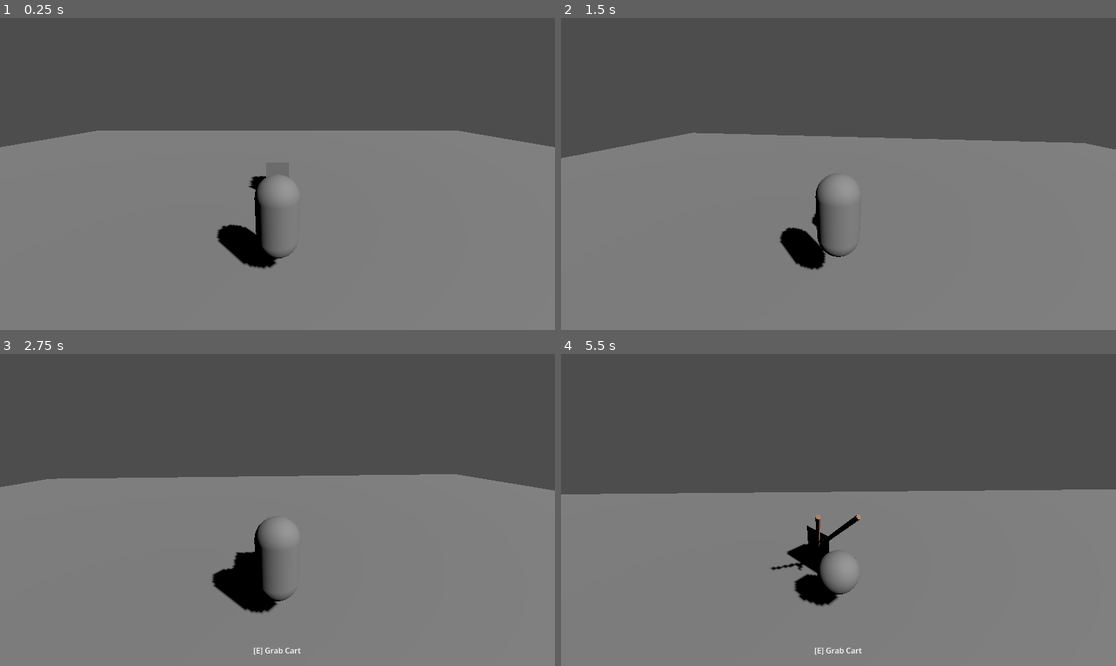
Above: before the commit, frames 1-4 (two rows, left to right).
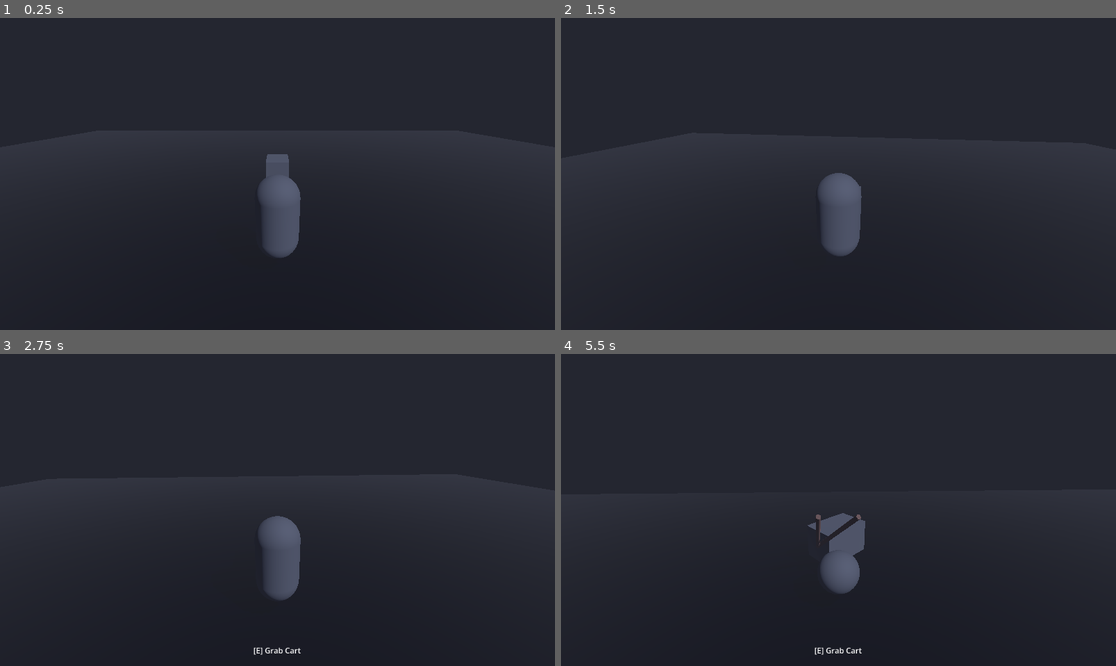
Above: after the commit, the same moments.

Repository: miles5g/paletero
Game: Godot game, scene res://world.tscn
Same seed, same stepped clock (60 frames per second), same inputs: the game is played once before the commit and once after it.
Inputs (mouse positions are in pixels of both pictures, inside the frame that each line leads up to):
- Up to frame 1 (0.25 s): no input
- Up to frame 2 (1.5 s): tap Enter at 0.5 s; move the mouse to (866, 174) at 0.52 s; hold Ctrl (crouch) 0.53-1.28 s; hold W (move_forward) from 0.53 s (still down); click (866, 174) at 0.67 s; tap Space (jump) at 0.77 s; move the mouse to (810, 174) at 1.27 s; tap E (interact) at 1.35 s
- Up to frame 3 (2.75 s): keep holding W (move_forward); tap Space (jump) at 1.52 s; move the mouse to (288, 503) at 2.02 s; hold Shift (sprint) from 2.03 s (still down)
- Up to frame 4 (5.5 s): keep holding W (move_forward); tap Space (jump) at 2.75, 3.02, 3.77, 4.52 s; move the mouse to (832, 516) at 2.77 s; release Shift (sprint) at 2.78 s; tap Ctrl (crouch) at 2.85 s; click (832, 516) at 2.92 s; move the mouse to (877, 513) at 3.52 s; tap E (interact) at 3.6 s; move the mouse to (794, 506) at 4.27 s; tap Shift (sprint) at 4.35 s; move the mouse to (844, 510) at 5.02 s; hold Ctrl (crouch) from 5.03 s (still down); click (844, 510) at 5.17 s

The runs differ from the first frame. In frame 1, 100% of the frame differs, in the area x 0-100%, y 0-100%; in frame 2, 100%; in frame 3, 100%; in frame 4, 100%.

Commit message:
Tune gritty urban lighting for readability
Raise deep blue-grey ambient fill, soften fog and background void,
tune directional key light, and nudge wet asphalt albedo so ground
silhouettes read without losing survival-horror mood.

Co-authored-by: Cursor <cursoragent@cursor.com>

Diff:
--- a/world.gd
+++ b/world.gd
@@ -18,9 +18,31 @@
 	interaction_label.offset_bottom = -12.0
 	add_child(hud)
 
+	# Gritty world mood: dark overcast sky + dense fog.
+	var world_env := WorldEnvironment.new()
+	world_env.name = "WorldEnvironment"
+	var env := Environment.new()
+	env.background_mode = Environment.BG_COLOR
+	# Slightly lifted from true black so distant silhouettes read against “overcast void.”
+	env.background_color = Color(0.065, 0.07, 0.088)
+	env.ambient_light_source = Environment.AMBIENT_SOURCE_COLOR
+	# Faint deep blue-grey fill: enough to read floor grit in shadow, still hostile.
+	env.ambient_light_color = Color(0.14, 0.15, 0.22)
+	env.ambient_light_energy = 1.22
+	env.fog_enabled = true
+	env.fog_light_color = Color(0.22, 0.23, 0.28)
+	# Claustrophobic visibility: most scene detail fades by ~15–20m; slightly softer near camera.
+	env.fog_density = 0.058
+	env.fog_sky_affect = 1.0
+	env.fog_aerial_perspective = 0.6
+	world_env.environment = env
+	add_child(world_env)
+
 	# 1. Create the Sun
 	var sun = DirectionalLight3D.new()
 	sun.shadow_enabled = true
+	sun.light_energy = 0.62
+	sun.light_color = Color(0.58, 0.62, 0.72)
 	sun.position = Vector3(0, 10, 0)
 	sun.rotation_degrees = Vector3(-45, 45, 0)
 	add_child(sun)
@@ -30,6 +52,13 @@
 	var ground_mesh = MeshInstance3D.new()
 	ground_mesh.mesh = PlaneMesh.new()
 	ground_mesh.mesh.size = Vector2(50, 50)
+	var wet_asphalt := StandardMaterial3D.new()
+	# Tiny lift so ambient + spec catch “wet” read instead of pure ink.
+	wet_asphalt.albedo_color = Color(0.075, 0.078, 0.095)
+	wet_asphalt.roughness = 0.1
+	wet_asphalt.metallic = 0.0
+	wet_asphalt.specular = 1.0
+	ground_mesh.material_override = wet_asphalt
 
 	var ground_col = CollisionShape3D.new()
 	ground_col.shape = BoxShape3D.new()
